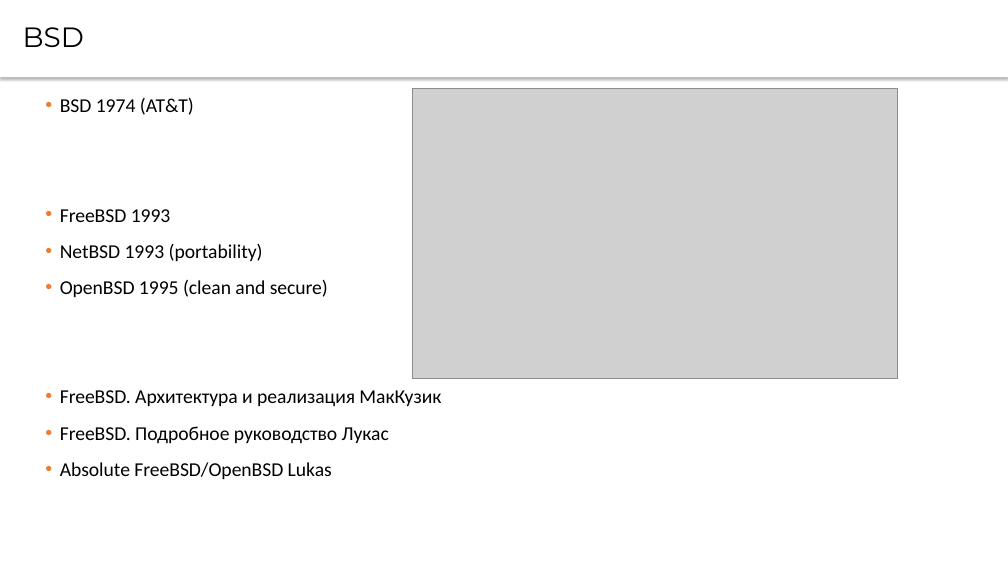
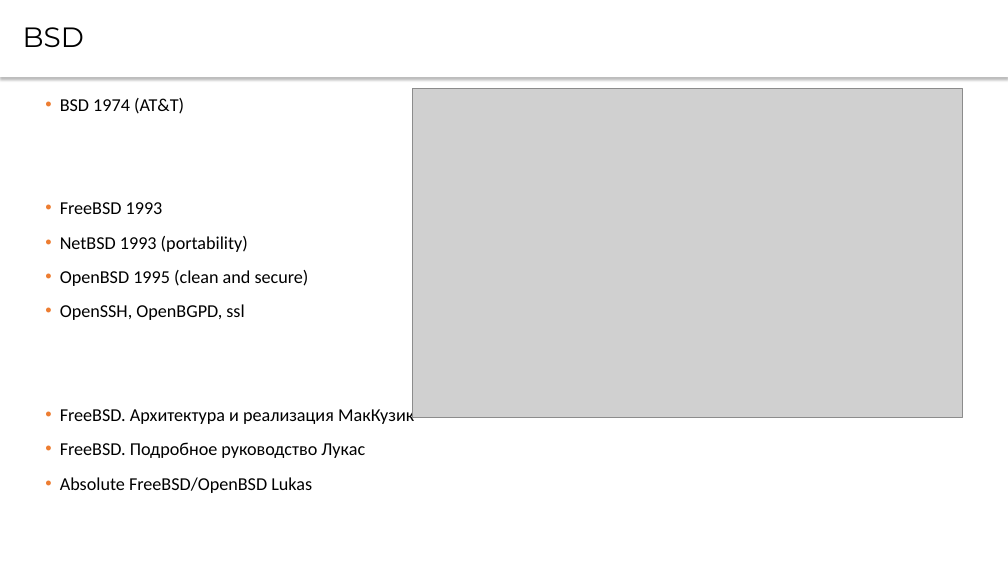
Before and after one commit to CsteerDevops1/lectures_devops2, a slide deck: slide 4 of LinuxArch/LinuxArch1.pptx. Drawn at 1008x567 pixels with LibreOffice and Linux fonts; fonts in the diff are those of the drawing; grey boxes stand for pictures. Boxes give left, top, right and bottom in pixels: in the first picture for what was removed or moved away, otherwise in the second. Text is boxed around its words. In the diff, an @@ line names an element or a change of style, - is before the commit and + after.

```diff
--- a/LinuxArch/LinuxArch1.pptx
+++ b/LinuxArch/LinuxArch1.pptx
@@ picture: place and size @@
-picture at [413,88,898,379]
+picture at [413,88,962,418]
@@ text at [60,98,414,493]: size 18.7 to 17.3 pt in "BSD 1974 (AT&T)", "FreeBSD 1993", "NetBSD 1993 (portability)", "OpenBSD 1995 (clean and secure)" and 3 more places @@
@@ text at [60,304,244,320]: paragraph added @@
+• OpenSSH, OpenBGPD, ssl
```
Also in this commit, not shown: 3 other slides changed, 2 other files.
